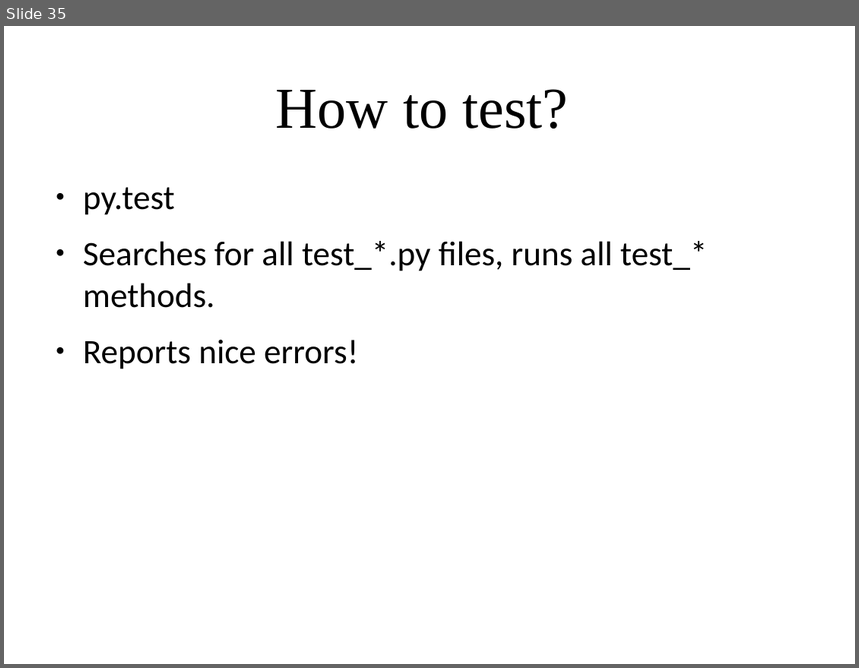
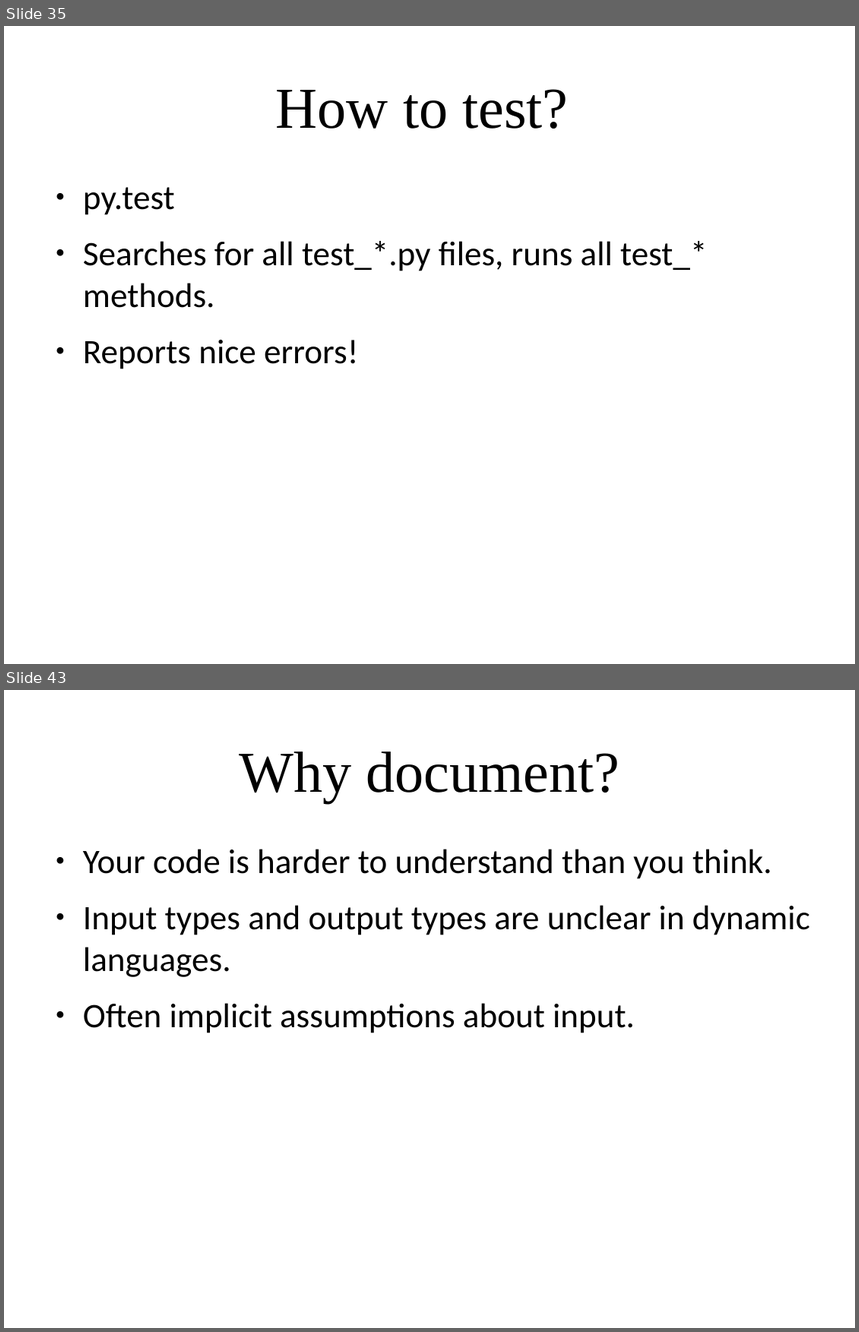
Before and after one commit to amueller/applied_ml_spring_2017, a slide deck: slides/aml-02-012317.odp. Shown one above the other, each under a label of ours: slide 35 before the commit, slides 35 and 43 after it; the slides between them are not shown. The pictures are 859x668 and 859x1332 pixels, drawn with LibreOffice and Linux fonts; fonts in the diff are those of the drawing. Boxes give left, top, right and bottom in pixels: in the first picture for what was removed or moved away, otherwise in the second. Text is boxed around its words. In the diff, an @@ line names an element or a change of style, - is before the commit and + after.

```diff
--- a/slides/aml-02-012317.odp
+++ b/slides/aml-02-012317.odp
@@ slide 43 added at [4,690,855,1328], background #FFFFFF @@
@@ title added at [239,752,620,802], 54 pt, text #000000 @@
+Why document?
@@ text added at [83,849,810,1034], 32 pt, text #000000 @@
+● Your code is harder to understand than you think.
+● Input types and output types are unclear in dynamic languages.
+● Often implicit assumptions about input.
```
Also in this commit, not shown: 13 other slides added.
